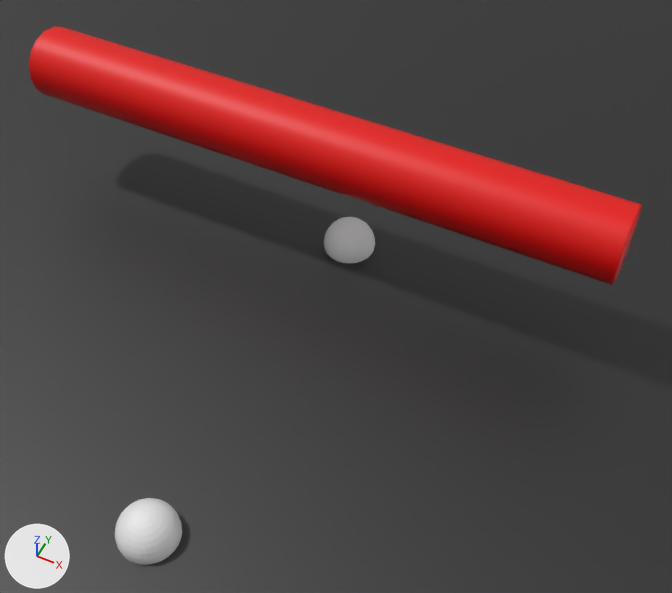
Before and after pictures for a commit that changed the Blender file wire/wire.blend.
Rendered twice from a camera (50 mm lens) standing at (1.57, -3.23, 3.63) and looking at (0.18, -0.44, 0.15). The lights are fixed; the arrows at lower left show +X, +Y and +Z.
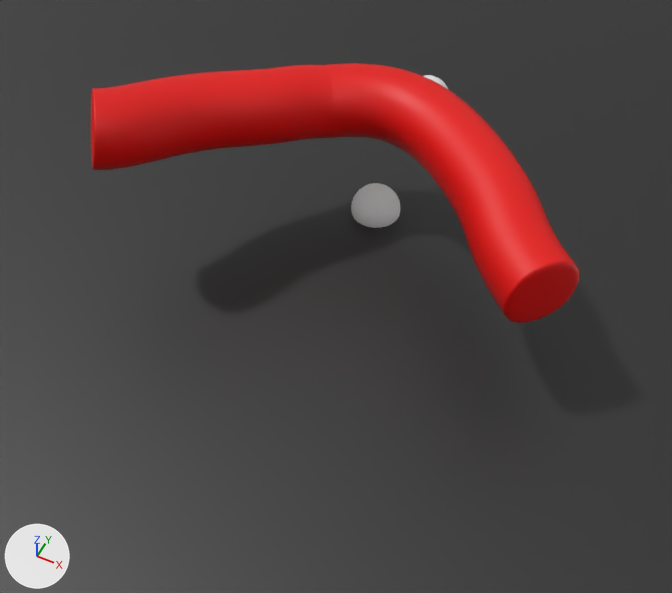
The change in detail:
me_mesh_001 is used by ob_wire; location (-0.185, -0.007, 0.677); scale (0.805, 0.805, 0.805).
me_mesh_001 had 189 vertices, 0 faces, 188 loose edges and spanned x -2.0..2.0, y 0.0, z 0.0.
me_mesh_001 now has 189 vertices, 0 faces, 188 loose edges and spans x -1.25..1.46, y -0.78..0.57, z -0.11..0.24.
me_mesh_001 part 1: 189 of 189 vertices moved; they spanned x -2.0..2.0, y 0.0, z 0.0 and now span x -1.25..1.46, y -0.78..0.57, z -0.11..0.24; mean shift (0.0, 0.0, 0.0); largest move (-2.0, 0.0, 0.0) -> (-1.25, -0.78, 0.24).
Object 'wire' (ob_wire) moves from (-0.185, -0.007, 0.677) to (0.0, 0.0, 0.723).
Object 'Sphere' (ob_sphere) moves from (0.011, 0.058, 0.01) to (0.023, 0.373, 0.01).
Object 'Sphere2' (ob_sphere2) moves from (0.011, -1.886, 0.01) to (-0.117, 1.467, 0.01).

Pixel boxes [x1, y1, x2, y2] of what changed, in the pictures (672 x 593 px):
'wire', reshaped, moved (20% narrower): before [29, 26, 642, 285]; after [91, 63, 580, 323]
'Sphere2', moved: before [115, 498, 182, 565]; after [424, 75, 448, 89]
'Sphere', moved: before [324, 217, 375, 263]; after [351, 183, 400, 228]
